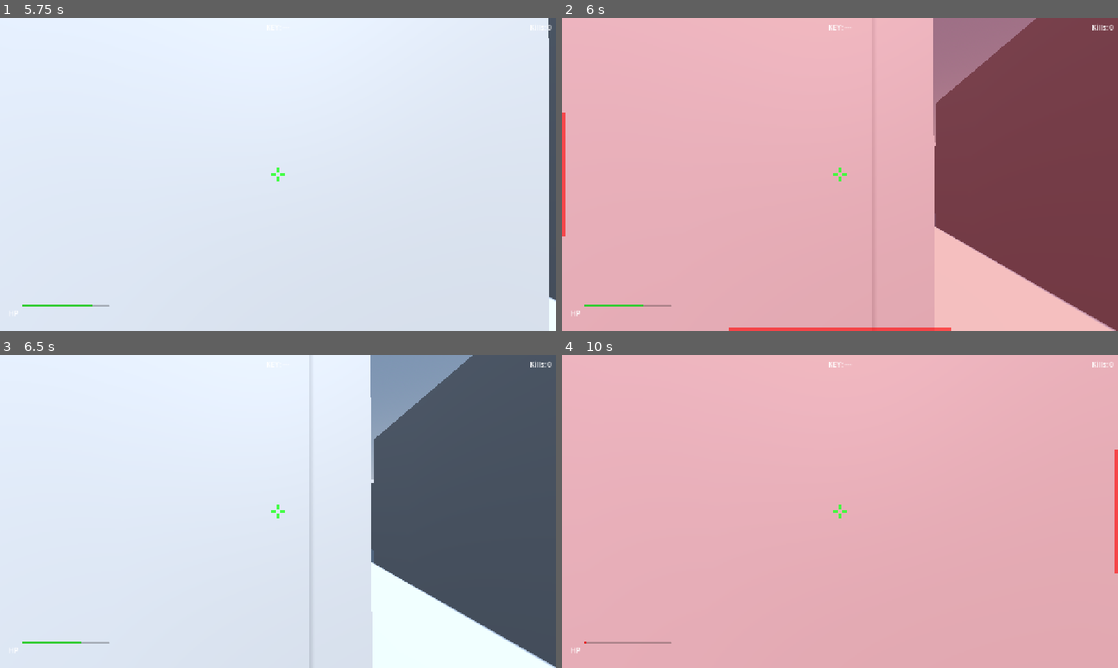
Above: before the commit, frames 1-4 (two rows, left to right).
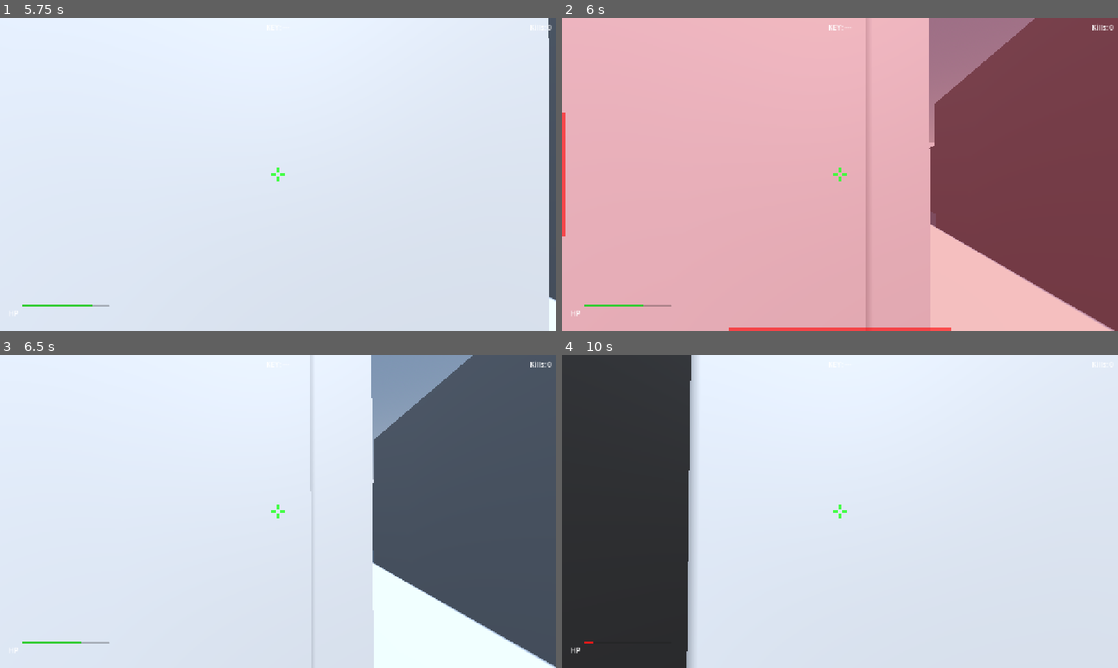
Above: after the commit, the same moments.

Repository: yarlson/hollows
Game: Godot game, scene res://scenes/levels/labyrinth.tscn
Two runs of this game, one before a commit and one after it. Both use one fixed random seed, a clock stepped at 60 frames per second and the inputs below.
Inputs (mouse positions are in pixels of both pictures, inside the frame that each line leads up to):
- Up to frame 1 (5.75 s): tap Enter at 0.5 s; move the mouse to (272, 180) at 0.52 s; press the mouse at (272, 180) at 0.53 s; hold W (move_forward) 0.53-2.78 s; tap Space (jump) at 0.77, 1.52, 3.02, 3.77, 4.52 s; move the mouse to (316, 177) at 1.27 s; release the mouse at (316, 177) at 1.28 s; click (316, 177) at 1.35 s; move the mouse to (233, 171) at 2.02 s; press the mouse at (233, 171) at 2.03 s; move the mouse to (283, 174) at 2.77 s; release the mouse at (283, 174) at 2.78 s; hold A (move_left) 2.78-3.53 s; click (283, 174) at 2.85 s; move the mouse to (255, 168) at 3.52 s; press the mouse at (255, 168) at 3.53 s; hold W (move_forward) from 3.53 s (still down); move the mouse to (305, 174) at 4.27 s; release the mouse at (305, 174) at 4.28 s; click (305, 174) at 4.35 s; move the mouse to (250, 174) at 5.02 s; press the mouse at (250, 174) at 5.03 s
- Up to frame 2 (6 s): move the mouse to (851, 168) at 5.77 s; release W (move_forward) at 5.78 s; release the mouse at (851, 168) at 5.78 s; hold D (move_right) from 5.78 s (still down); click (851, 168) at 5.85 s
- Up to frame 3 (6.5 s): keep holding D (move_right); tap Space (jump) at 6.02 s
- Up to frame 4 (10 s): move the mouse to (834, 517) at 6.52 s; release D (move_right) at 6.53 s; press the mouse at (834, 517) at 6.53 s; hold W (move_forward) 6.53-8.78 s; tap Space (jump) at 6.77, 7.52, 9.02, 9.77 s; move the mouse to (878, 514) at 7.27 s; release the mouse at (878, 514) at 7.28 s; click (878, 514) at 7.35 s; move the mouse to (795, 508) at 8.02 s; press the mouse at (795, 508) at 8.03 s; move the mouse to (845, 511) at 8.77 s; release the mouse at (845, 511) at 8.78 s; hold A (move_left) 8.78-9.53 s; click (845, 511) at 8.85 s; move the mouse to (817, 505) at 9.52 s; press the mouse at (817, 505) at 9.53 s; hold W (move_forward) from 9.53 s (still down)

Frame 1 is identical in both runs. In frame 2, 0.9% of the frame differs, in the area x 54-100%, y 0-100%; in frame 3, 0.4%; in frame 4, 100%, in the area x 0-100%, y 0-100%.

Commit message:
Add key-and-door progression system to labyrinth level to create structured objective-based gameplay with clear victory condition, using key pickup guarded by brute that unlocks exit door and triggers victory screen when reached, transforming the experience from pure survival combat to exploration with a defined goal while maintaining the placed enemy combat and health pickup systems

Diff:
--- a/scenes/levels/labyrinth.gd
+++ b/scenes/levels/labyrinth.gd
@@ -1,11 +1,15 @@
 extends Node3D
 
 var _game_over: bool = false
+var _has_key: bool = false
 var _kills: int = 0
 var _elapsed_time: float = 0.0
 
 @onready var _player: CharacterBody3D = $Player
 @onready var _hud: CanvasLayer = $HUD
+@onready var _key_pickup: Area3D = $KeyPickup
+@onready var _door: StaticBody3D = $Door
+@onready var _exit_trigger: Area3D = $ExitTrigger
 
 
 func _ready() -> void:
@@ -16,6 +20,8 @@
 	_player.died.connect(_on_player_died)
 	_hud.restart_requested.connect(_on_restart)
 	_wire_enemies()
+	_key_pickup.picked_up.connect(_on_key_collected)
+	_exit_trigger.body_entered.connect(_on_exit_reached)
 
 
 func _wire_enemies() -> void:
@@ -34,6 +40,21 @@
 		_elapsed_time += delta
 
 
+func _on_key_collected() -> void:
+	_has_key = true
+	_hud.update_key_status(true)
+	_door.queue_free()
+
+
+func _on_exit_reached(body: Node3D) -> void:
+	if body.is_in_group(&"player") and _has_key and not _game_over:
+		_game_over = true
+		_player.set_process_unhandled_input(false)
+		_player.set_physics_process(false)
+		Input.mouse_mode = Input.MOUSE_MODE_VISIBLE
+		_hud.show_victory(_kills, _elapsed_time)
+
+
 func _on_player_died() -> void:
 	_game_over = true
 	_hud.show_game_over(_kills, _elapsed_time)
--- a/scenes/levels/labyrinth.tscn
+++ b/scenes/levels/labyrinth.tscn
@@ -7,6 +7,16 @@
 [ext_resource type="PackedScene" path="res://scenes/enemies/enemy_runner.tscn" id="4_runner"]
 [ext_resource type="PackedScene" path="res://scenes/enemies/enemy_brute.tscn" id="5_brute"]
 [ext_resource type="PackedScene" path="res://scenes/pickups/health_pickup.tscn" id="6_health"]
+[ext_resource type="PackedScene" path="res://scenes/pickups/key_pickup.tscn" id="7_key"]
+
+[sub_resource type="StandardMaterial3D" id="DoorMaterial"]
+albedo_color = Color(0.5, 0.2, 0.1, 1)
+
+[sub_resource type="BoxShape3D" id="DoorShape"]
+size = Vector3(0.5, 4, 3)
+
+[sub_resource type="BoxShape3D" id="ExitShape"]
+size = Vector3(1, 4, 3)
 
 [sub_resource type="ProceduralSkyMaterial" id="ProceduralSkyMaterial_1"]
 
@@ -389,6 +399,29 @@
 [node name="HealthPickup2" parent="Pickups" instance=ExtResource("6_health")]
 transform = Transform3D(1, 0, 0, 0, 1, 0, 0, 0, 1, -6, 0.5, 1)
 
+[node name="KeyPickup" parent="." instance=ExtResource("7_key")]
+transform = Transform3D(1, 0, 0, 0, 1, 0, 0, 0, 1, 13, 0.5, -1)
+
+[node name="Door" type="StaticBody3D" parent="."]
+transform = Transform3D(1, 0, 0, 0, 1, 0, 0, 0, 1, -12, 2, 1)
+collision_layer = 1
+collision_mask = 0
+
+[node name="DoorCollision" type="CollisionShape3D" parent="Door"]
+shape = SubResource("DoorShape")
+
+[node name="DoorMesh" type="CSGBox3D" parent="Door"]
+size = Vector3(0.5, 4, 3)
+material = SubResource("DoorMaterial")
+
+[node name="ExitTrigger" type="Area3D" parent="."]
+transform = Transform3D(1, 0, 0, 0, 1, 0, 0, 0, 1, -14, 2, 1)
+collision_layer = 0
+collision_mask = 2
+
+[node name="ExitCollision" type="CollisionShape3D" parent="ExitTrigger"]
+shape = SubResource("ExitShape")
+
 [node name="Player" parent="." instance=ExtResource("1_player")]
 transform = Transform3D(1, 0, 0, 0, 1, 0, 0, 0, 1, 0, 0, 25)
 
--- /dev/null
+++ b/scenes/pickups/key_pickup.gd
@@ -0,0 +1,19 @@
+extends Area3D
+
+signal picked_up
+
+var _rotation_speed: float = 2.0
+
+
+func _ready() -> void:
+	body_entered.connect(_on_body_entered)
+
+
+func _process(delta: float) -> void:
+	rotation.y += _rotation_speed * delta
+
+
+func _on_body_entered(body: Node3D) -> void:
+	if body.is_in_group(&"player"):
+		picked_up.emit()
+		queue_free()
--- /dev/null
+++ b/scenes/pickups/key_pickup.tscn
@@ -0,0 +1,25 @@
+[gd_scene load_steps=4 format=3]
+
+[ext_resource type="Script" path="res://scenes/pickups/key_pickup.gd" id="1_script"]
+
+[sub_resource type="SphereShape3D" id="SphereShape3D_1"]
+radius = 0.8
+
+[sub_resource type="StandardMaterial3D" id="StandardMaterial3D_1"]
+albedo_color = Color(0.9, 0.75, 0.1, 1)
+emission_enabled = true
+emission = Color(0.9, 0.75, 0.1, 1)
+emission_energy_multiplier = 0.5
+
+[node name="KeyPickup" type="Area3D"]
+collision_layer = 0
+collision_mask = 2
+script = ExtResource("1_script")
+
+[node name="CollisionShape3D" type="CollisionShape3D" parent="."]
+shape = SubResource("SphereShape3D_1")
+
+[node name="Mesh" type="CSGBox3D" parent="."]
+transform = Transform3D(1, 0, 0, 0, 1, 0, 0, 0, 1, 0, 0.3, 0)
+size = Vector3(0.4, 0.4, 0.4)
+material = SubResource("StandardMaterial3D_1")
Not shown: 1 places in scenes/levels/labyrinth.tscn that only renumber resources
Not shown, changed: docs/context/practices.md
Not shown, changed: docs/context/summary.md
Not shown, changed: docs/context/terminology.md
